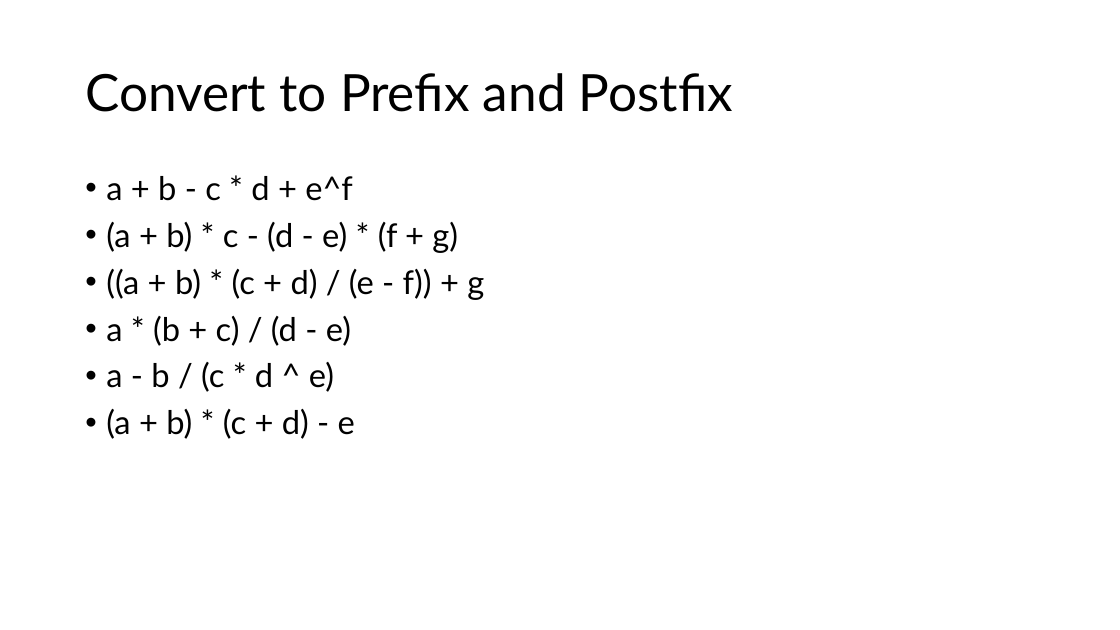
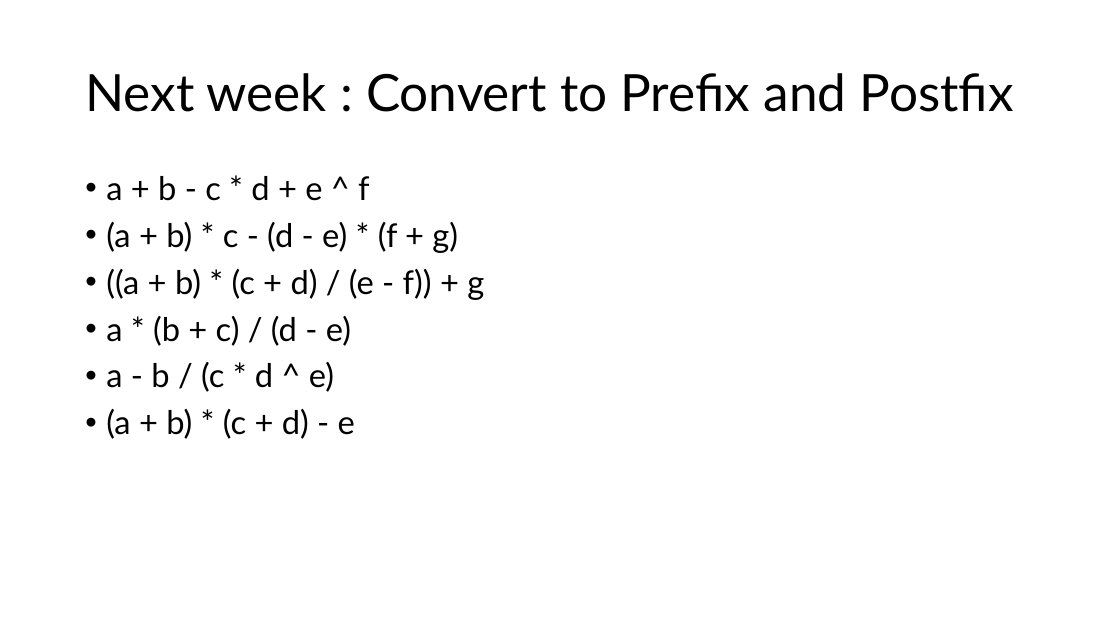
Before and after one commit to MoklaEducation/ems_winter_2025_acsl101, a slide deck: slide 37 of all/ExploringCSConceptsViaACSLCompetitions_all.pptx. Drawn at 1120x630 pixels with LibreOffice and Linux fonts; fonts in the diff are those of the drawing. Boxes give left, top, right and bottom in pixels: in the first picture for what was removed or moved away, otherwise in the second. Text is boxed around its words. In the diff, an @@ line names an element or a change of style, - is before the commit and + after.

```diff
--- a/all/ExploringCSConceptsViaACSLCompetitions_all.pptx
+++ b/all/ExploringCSConceptsViaACSLCompetitions_all.pptx
@@ title at <box>85,73,1014,112</box>: text changed @@
-Convert to Prefix and Postfix
+Next week : Convert to Prefix and Postfix
@@ text at <box>106,176,369,201</box>: spaces changed @@
-• a + b - c * d + e^f
+• a + b - c * d + e ^ f
```
Also in this commit, not shown: 9 other slides changed, 1 other file.
